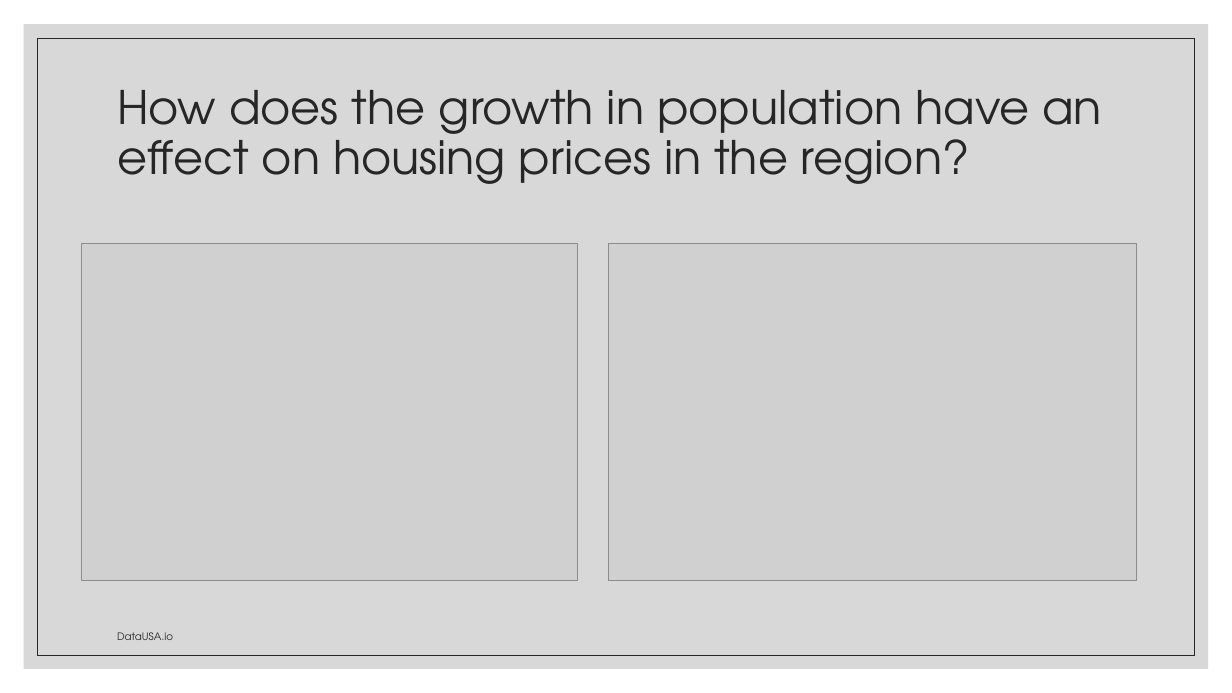
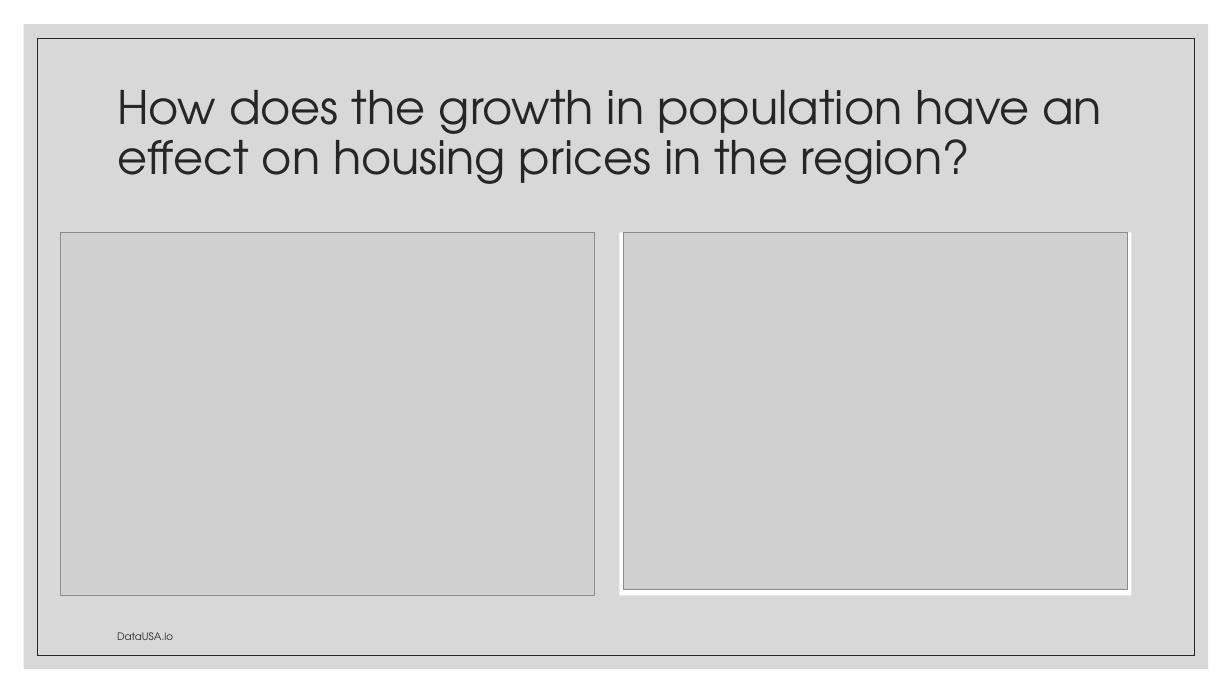
Before and after one commit to yanthedeveloper/Project1, a slide deck: slide 14 of Div101 Project 1 Final Presentation.pptx. Drawn at 1232x693 pixels with LibreOffice and Linux fonts; fonts in the diff are those of the drawing; grey boxes stand for pictures. Boxes give left, top, right and bottom in pixels: in the first picture for what was removed or moved away, otherwise in the second. Text is boxed around its words. In the diff, an @@ line names an element or a change of style, - is before the commit and + after.

Commit message:
Tweaking Yanniks graph

```diff
--- a/Div101 Project 1 Final Presentation.pptx
+++ b/Div101 Project 1 Final Presentation.pptx
@@ picture: place and size @@
-picture at [82, 244, 578, 581]
+picture at [61, 232, 595, 595]
@@ rectangle added at [619, 232, 1131, 595], fill #FFFFFF @@
@@ picture: place and size @@
-picture at [608, 244, 1137, 581]
+picture at [624, 232, 1128, 589]
```
